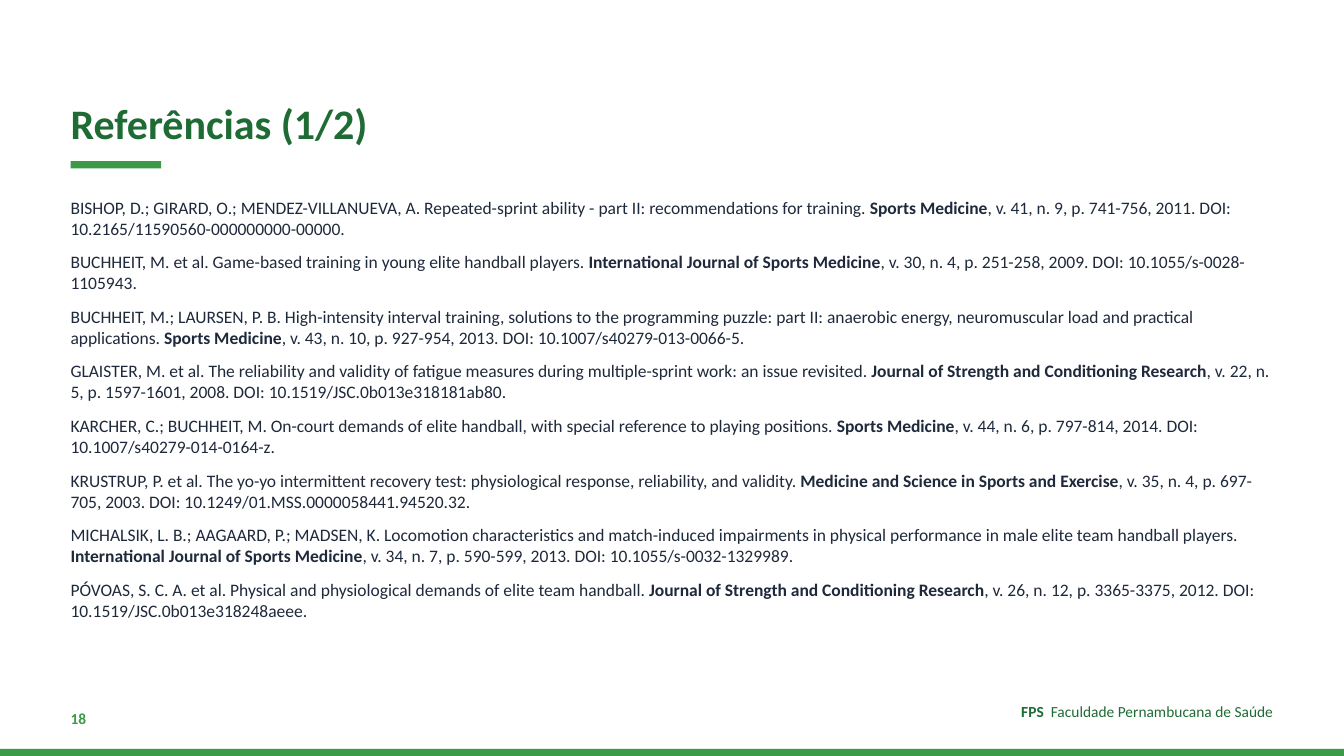
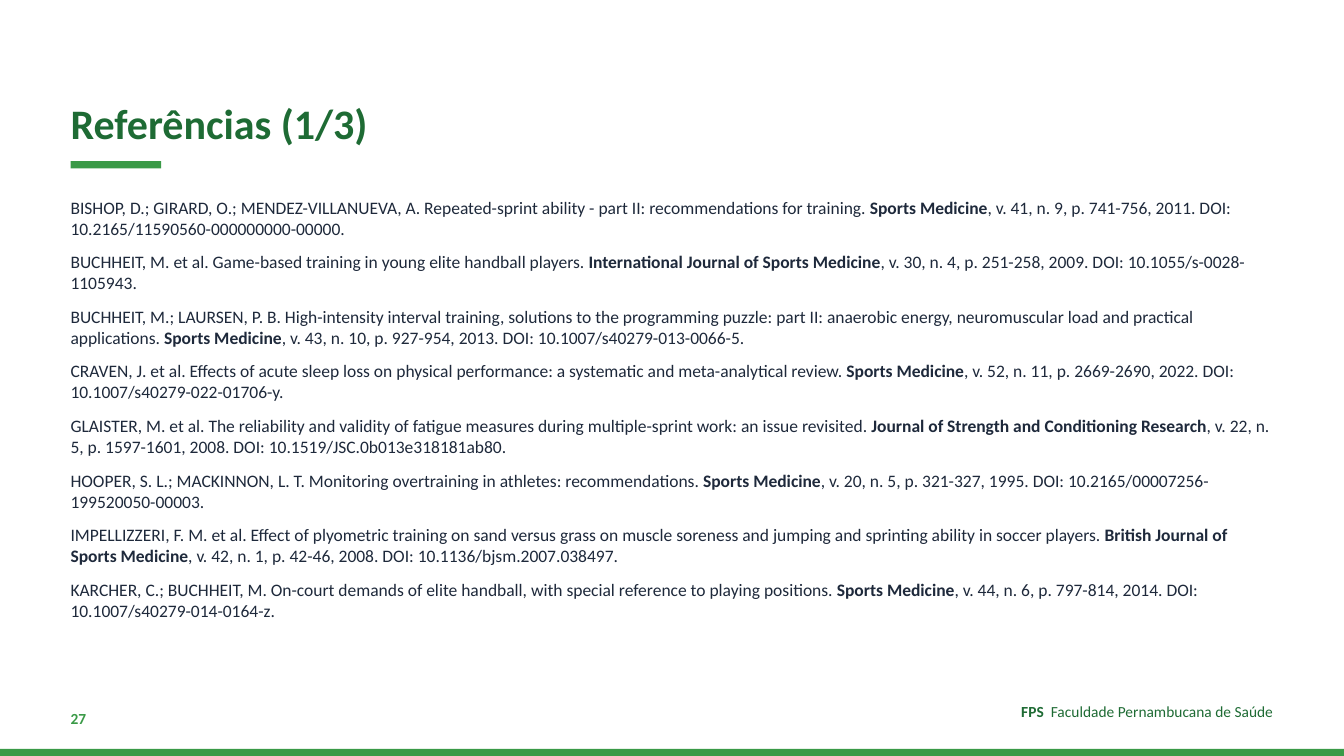
Before and after one commit to Institutomoraisandrade/CRM, a slide deck: slide 27 of trabalho-fps/trabalhos/2026-11-11-handebol-rsa/apresentacao.pptx (slide 18 before the commit). Drawn at 1344x756 pixels with LibreOffice and Linux fonts; fonts in the diff are those of the drawing. Boxes give left, top, right and bottom in pixels: in the first picture for what was removed or moved away, otherwise in the second. Text is boxed around its words. In the diff, an @@ line names an element or a change of style, - is before the commit and + after.

```diff
--- a/trabalho-fps/trabalhos/2026-11-11-handebol-rsa/apresentacao.pptx
+++ b/trabalho-fps/trabalhos/2026-11-11-handebol-rsa/apresentacao.pptx
@@ text at (x1=71, y1=108, x2=368, y2=145): text changed @@
-Referências (1/2)
+Referências (1/3)
@@ text at (x1=71, y1=364, x2=1234, y2=401): paragraph added @@
+CRAVEN, J. et al. Effects of acute sleep loss on physical performance: a systematic and meta-analytical review. Sports Medicine, v. 52, n. 11, p. 2669-2690, 2022. DOI: 10.1007/s40279-022-01706-y.
@@ text at (x1=71, y1=474, x2=1227, y2=565): paragraphs added @@
+HOOPER, S. L.; MACKINNON, L. T. Monitoring overtraining in athletes: recommendations. Sports Medicine, v. 20, n. 5, p. 321-327, 1995. DOI: 10.2165/00007256-199520050-00003.
+IMPELLIZZERI, F. M. et al. Effect of plyometric training on sand versus grass on muscle soreness and jumping and sprinting ability in soccer players. British Journal of Sports Medicine, v. 42, n. 1, p. 42-46, 2008. DOI: 10.1136/bjsm.2007.038497.
@@ text at (x1=71, y1=474, x2=1254, y2=618): paragraphs removed @@
-KRUSTRUP, P. et al. The yo-yo intermittent recovery test: physiological response, reliability, and validity. Medicine and Science in Sports and Exercise, v. 35, n. 4, p. 697-705, 2003. DOI: 10.1249/01.MSS.0000058441.94520.32.
-MICHALSIK, L. B.; AAGAARD, P.; MADSEN, K. Locomotion characteristics and match-induced impairments in physical performance in male elite team handball players. International Journal of Sports Medicine, v. 34, n. 7, p. 590-599, 2013. DOI: 10.1055/s-0032-1329989.
-PÓVOAS, S. C. A. et al. Physical and physiological demands of elite team handball. Journal of Strength and Conditioning Research, v. 26, n. 12, p. 3365-3375, 2012. DOI: 10.1519/JSC.0b013e318248aeee.
@@ text at (x1=71, y1=714, x2=87, y2=724): text changed @@
-18
+27
```
Also in this commit, not shown: 16 other slides changed, 10 slides added, 5 other files.
